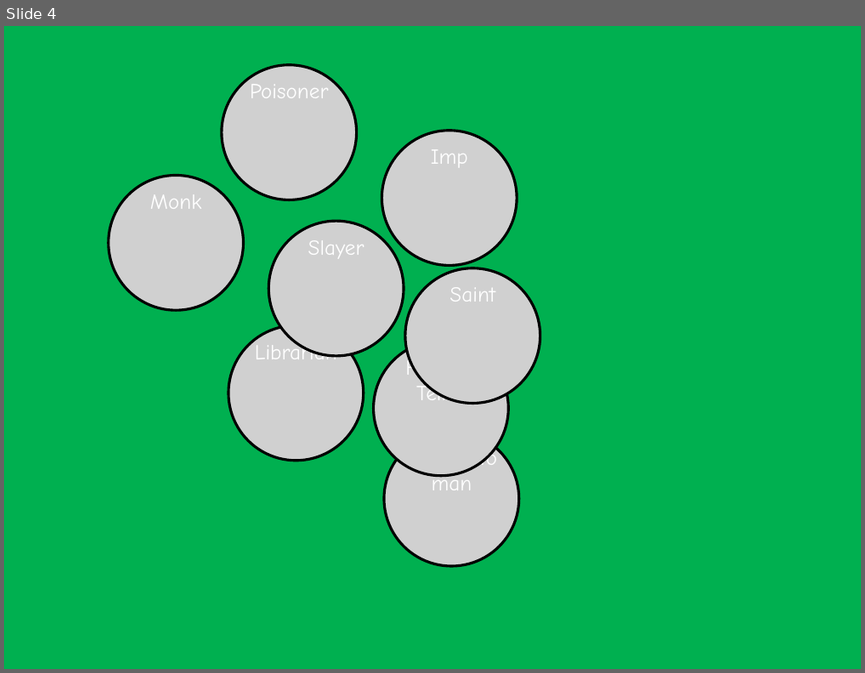
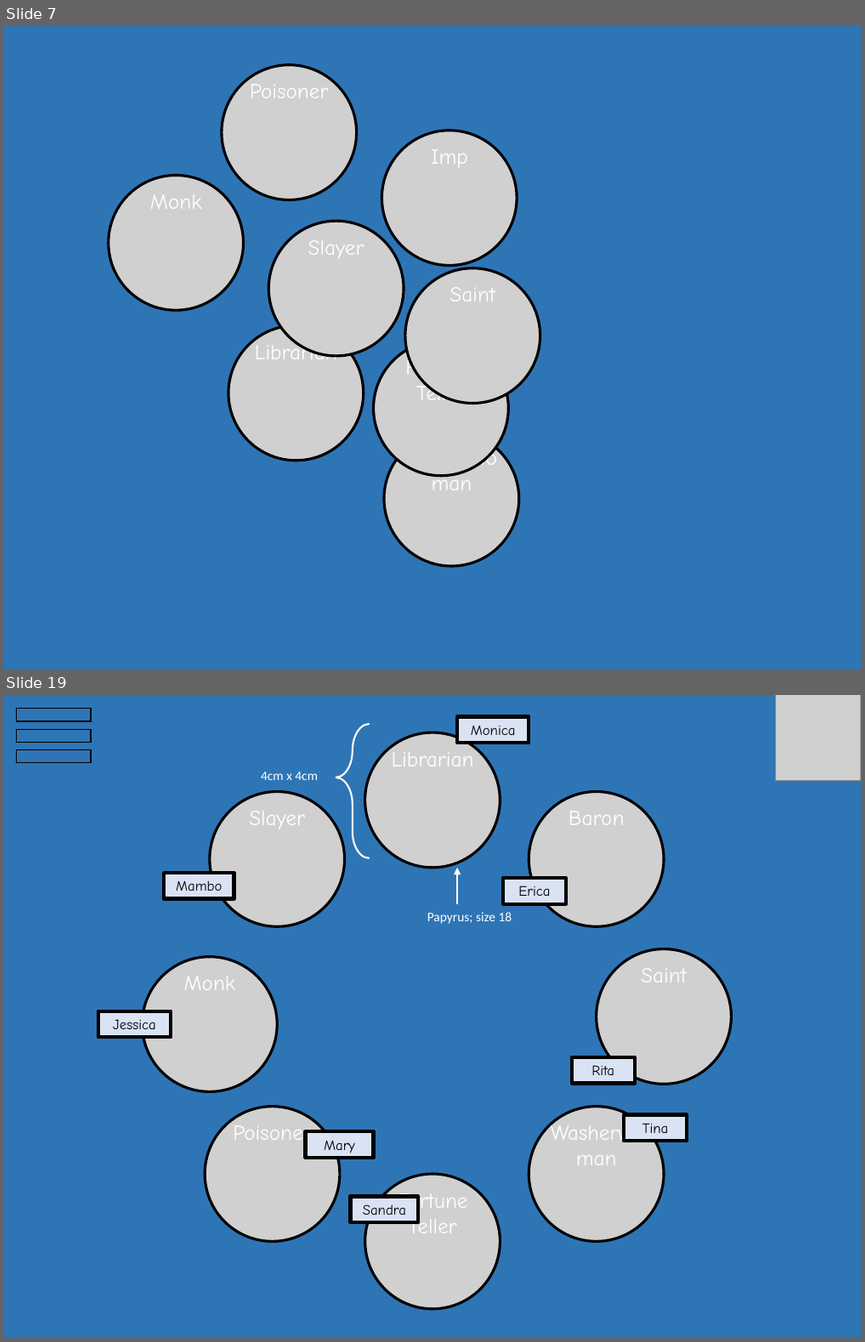
Before and after one commit to Nathan3-14/grimoire-nea, a slide deck: mockup.pptx. Shown one above the other, each under a label of ours: slide 4 before the commit, slides 7 and 19 after it; the slides between them are not shown. The pictures are 865x673 and 865x1342 pixels, drawn with LibreOffice and Linux fonts; fonts in the diff are those of the drawing; grey boxes stand for pictures. Boxes give left, top, right and bottom in pixels: in the first picture for what was removed or moved away, otherwise in the second. Text is boxed around its words. In the diff, an @@ line names an element or a change of style, - is before the commit and + after.

```diff
--- a/mockup.pptx
+++ b/mockup.pptx
@@ slide 19 added at (x1=4, y1=695, x2=861, y2=1338), background #2E75B6 @@
@@ rectangle added at (x1=16, y1=709, x2=91, y2=721), outline #000000 1 pt @@
@@ rectangle added at (x1=457, y1=716, x2=529, y2=742), fill #DAE3F3, outline #000000 3 pt, 12 pt, text #000000 @@
+Monica
@@ picture added at (x1=775, y1=695, x2=861, y2=781) @@
@@ rectangle added at (x1=16, y1=729, x2=91, y2=742), outline #000000 1 pt @@
@@ left brace added at (x1=336, y1=724, x2=369, y2=859), outline #FFFFFF 1.5 pt @@
@@ picture added at (x1=364, y1=732, x2=500, y2=868) @@
@@ rectangle added at (x1=16, y1=750, x2=91, y2=763), outline #000000 1 pt @@
@@ text added at (x1=392, y1=748, x2=474, y2=766), 18 pt, text #FFFFFF @@
+Librarian
@@ picture added at (x1=210, y1=792, x2=344, y2=926) @@
@@ text added at (x1=261, y1=771, x2=318, y2=780), 11 pt, text #FFFFFF @@
+4cm x 4cm
@@ picture added at (x1=528, y1=792, x2=663, y2=926) @@
@@ text added at (x1=249, y1=811, x2=305, y2=829), 18 pt, text #FFFFFF @@
+Slayer
@@ text added at (x1=568, y1=811, x2=624, y2=825), 18 pt, text #FFFFFF @@
+Baron
@@ rectangle added at (x1=164, y1=873, x2=234, y2=898), fill #DAE3F3, outline #000000 3 pt, 12 pt, text #000000 @@
+Mambo
@@ arrow added from (457, 904) to (457, 868), #FFFFFF 1.5 pt @@
@@ rectangle added at (x1=503, y1=879, x2=566, y2=904), fill #DAE3F3, outline #000000 3 pt, 12 pt, text #000000 @@
+Erica
@@ text added at (x1=427, y1=912, x2=512, y2=924), 11 pt, text #FFFFFF @@
+Papyrus; size 18
@@ picture added at (x1=596, y1=948, x2=731, y2=1083) @@
@@ picture added at (x1=142, y1=956, x2=277, y2=1091) @@
@@ text added at (x1=641, y1=968, x2=687, y2=982), 18 pt, text #FFFFFF @@
+Saint
@@ text added at (x1=184, y1=975, x2=236, y2=990), 18 pt, text #FFFFFF @@
+Monk
@@ rectangle added at (x1=98, y1=1011, x2=171, y2=1037), fill #DAE3F3, outline #000000 3 pt, 12 pt, text #000000 @@
+Jessica
@@ rectangle added at (x1=571, y1=1057, x2=635, y2=1083), fill #DAE3F3, outline #000000 3 pt, 12 pt, text #000000 @@
+Rita
@@ picture added at (x1=205, y1=1106, x2=339, y2=1241) @@
@@ text added at (x1=233, y1=1125, x2=311, y2=1147), 18 pt, text #FFFFFF @@
+Poisoner
@@ picture added at (x1=528, y1=1106, x2=663, y2=1241) @@
@@ text added at (x1=537, y1=1115, x2=655, y2=1233), 18 pt, text #FFFFFF @@
+Washerwoman
@@ rectangle added at (x1=624, y1=1115, x2=687, y2=1140), fill #DAE3F3, outline #000000 3 pt, 12 pt, text #000000 @@
+Tina
@@ rectangle added at (x1=306, y1=1131, x2=373, y2=1157), fill #DAE3F3, outline #000000 3 pt, 12 pt, text #000000 @@
+Mary
@@ picture added at (x1=364, y1=1174, x2=500, y2=1309) @@
@@ rectangle added at (x1=350, y1=1197, x2=418, y2=1222), fill #DAE3F3, outline #000000 3 pt, 12 pt, text #000000 @@
+Sandra
@@ text added at (x1=398, y1=1193, x2=468, y2=1233), 18 pt, text #FFFFFF @@
+Fortune Teller
@@ what was slide 4 is now slide 7 @@
@@ slide 7 changed as well @@
@@ background #00B050 to #2E75B6 @@
```
Also in this commit, not shown: 15 other slides changed, 7 other slides added, 1 slide removed.
